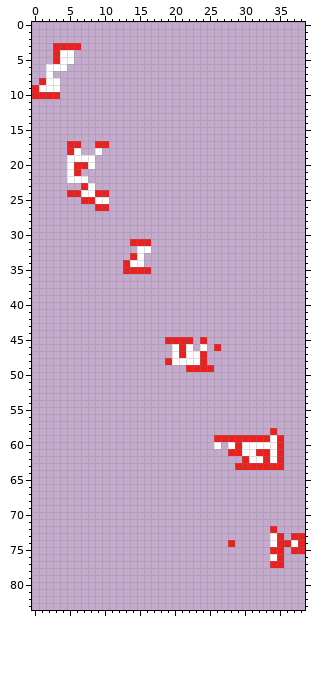
Edited in one commit: sprite sheet (Content/Projectiles/Red/SanctuaryProjectile.png). Above: the version before the commit.
The file is 78x168 pixels, drawn in blocks of 2x2; one block is one cell here.
After the commit:
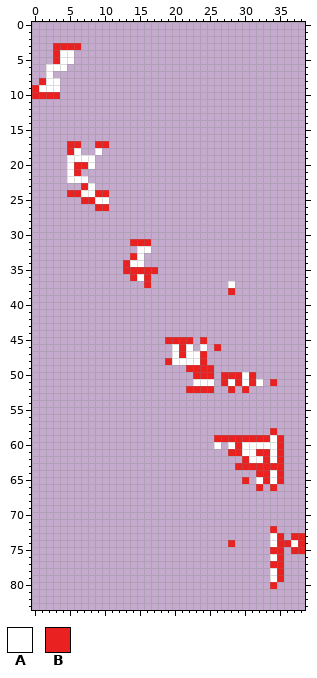
Palette (. is transparent): A #ffffff  B #e92121
Difference:
y 35: x 17 . -> B
y 36: x 14..16 ... -> BAB
y 37: x 16 . -> B; x 28 . -> A
y 38: x 28 . -> B
y 50: x 23..25 ... -> BBB; x 27..31 ..... -> BBBAB
y 51: x 23..25 ... -> AAA; x 27..32 ...... -> BABABA; x 34 . -> B
y 52: x 22..25 .... -> BBBB; x 28 . -> B; x 30 . -> B
y 64: x 32..35 .... -> BBAB
y 65: x 30 . -> B; x 32..35 .... -> ABAB
y 66: x 32 . -> B; x 34 . -> B
y 78..79: x 34..35 .. -> AB
y 80: x 34 . -> B
Boxes around the changes in both pictures, in picture pixels (x1, y1, x2, y2):
added: (130, 267, 158, 288)
added: (228, 281, 235, 295)
added: (186, 372, 277, 393)
added: (242, 470, 284, 491)
added: (270, 568, 284, 589)
